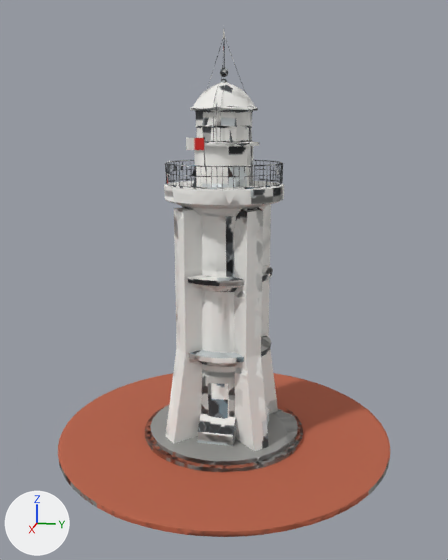
One commit to the glTF model priv/models/hai_dang_vung_tau_edits.mid.glb: the scene before it, then after it.
One viewpoint serves both versions: a 50 mm camera at (29.8, 5.9, 15.3) aimed at (0.4, 0.1, 8.0). The lights are fixed; the arrows at lower left show +X, +Y and +Z. The older version comes first. Vertices at exactly the same position are counted once.

In view in the first picture: 'hai_dang_vung_tau_edits'.
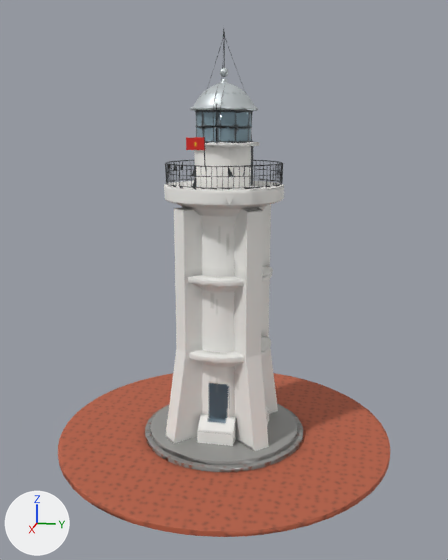
Location of each change, [x1, y1, x2, y2] in pixels of the pictures (448 x 560 px; the box of a moved part takes in the faces that stretch with it):
part 1 of me_hai_dang_vung_tau_edits, moved or reshaped
    before: [63, 349, 389, 537]
    after: [58, 349, 390, 537]
part 2 of me_hai_dang_vung_tau_edits, moved or reshaped
    before: [184, 68, 260, 286]
    after: [185, 67, 260, 208]
part 3 of me_hai_dang_vung_tau_edits, surface changed
    both: [59, 29, 390, 537]

Edits to the bpy script that builds the scene:
```text
Change me_hai_dang_vung_tau_edits:
    used by ob_hai_dang_vung_tau_edits; location = (0.0, 0.0, 0.0)
    remove me_hai_dang_vung_tau_edits.from_pydata(...)  # 3180 vertices, 7267 faces; spans x -8.6..8.6, y -8.6..8.6, z -0.6..19.8
    add me_hai_dang_vung_tau_edits.from_pydata(...)  # 3180 vertices, 7266 faces; spans x -8.6..8.6, y -8.6..8.6, z -0.6..19.8
    me_hai_dang_vung_tau_edits part 1: 11 vertices moved from x -7.0..6.9, y -4.1..5.1, z -0.6..1.2 to x -7.1..7.0, y -4.1..5.0, z -0.6..1.2; 58 vertices removed from x -8.1..8.5, y -8.0..8.5, z -0.6..3.6; 56 vertices added at x -8.1..8.5, y -7.9..8.5, z -0.6..3.3
    me_hai_dang_vung_tau_edits part 2: 18 vertices moved within x -1.4..1.4, y -1.6..1.4, z 11.6..18.0; 45 vertices removed from x -1.6..2.3, y -1.3..1.7, z 8.4..17.9; 47 vertices added at x -1.6..1.4, y -1.3..1.7, z 10.8..17.9
    me_hai_dang_vung_tau_edits part 3: 5832 kept faces spanning x -8.6..8.6, y -8.6..8.6, z -0.6..19.8 get new texture (UV) coordinates
```
